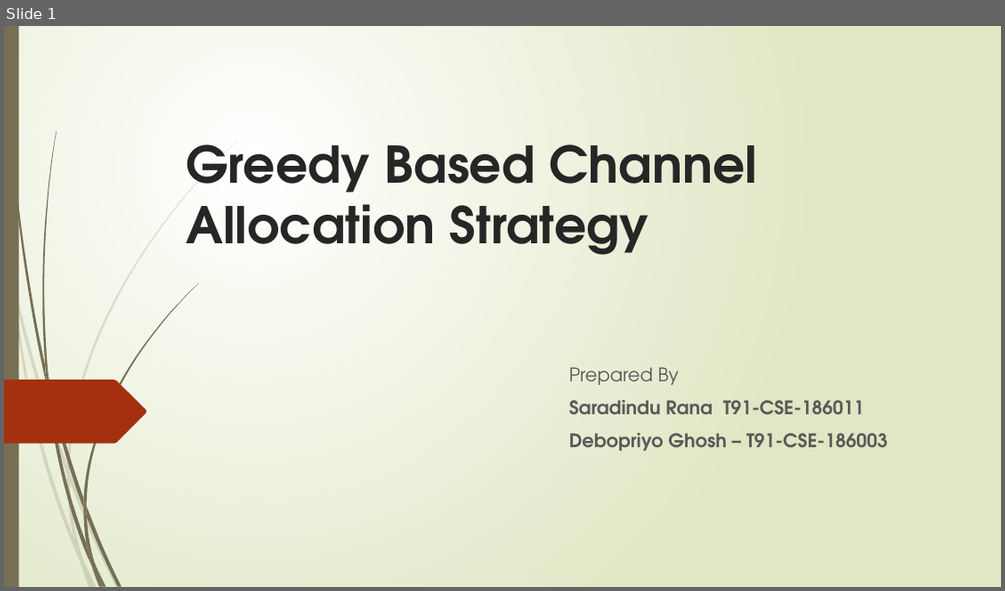
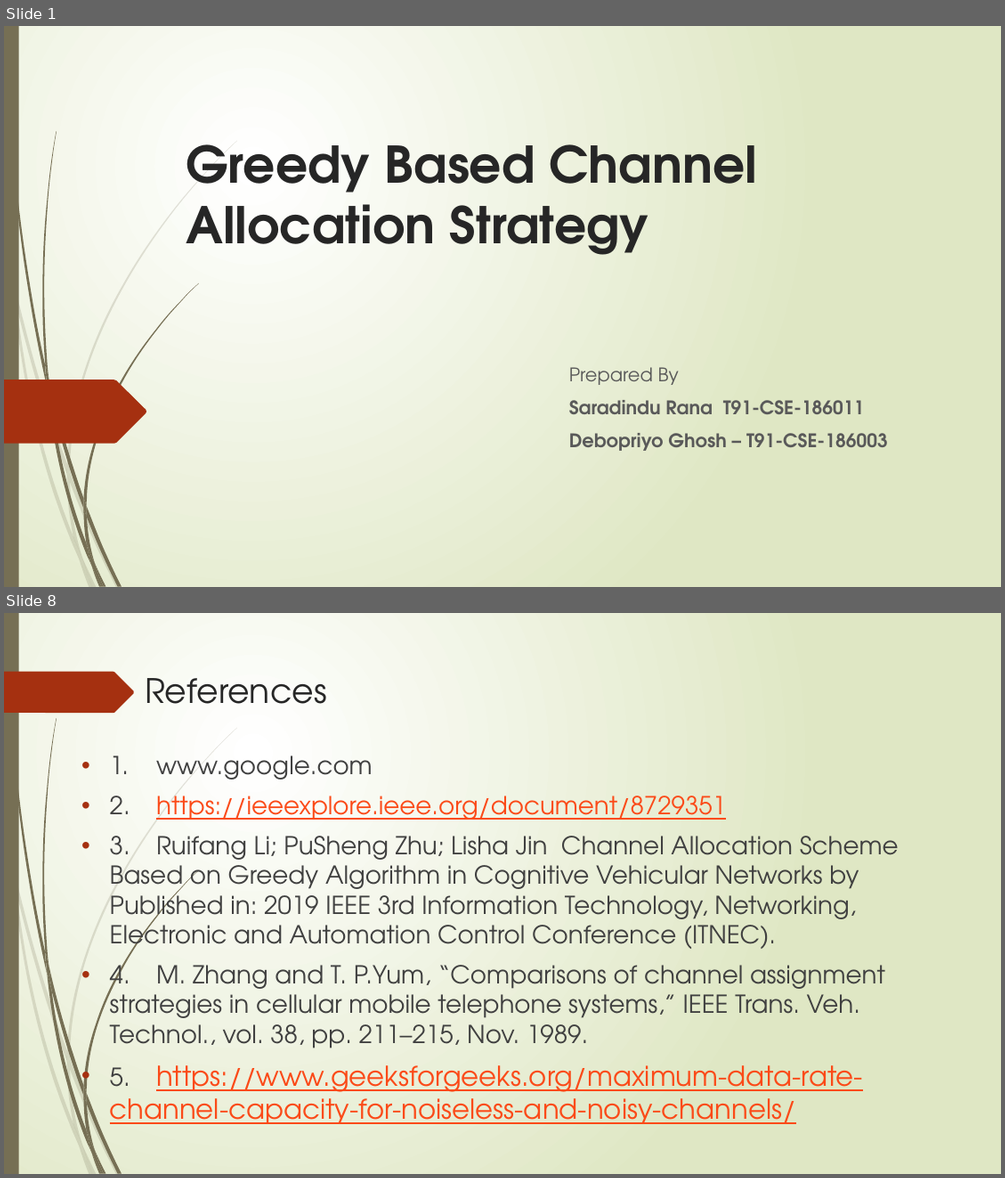
Before and after one commit to debopriyodjghosh/Channel-allocation-web-app, a slide deck: Docs/ppt.pptx. Shown one above the other, each under a label of ours: slide 1 before the commit, slides 1 and 8 after it; the slides between them are not shown. The pictures are 1005x591 and 1005x1178 pixels, drawn with LibreOffice and Linux fonts; fonts in the diff are those of the drawing. Boxes give left, top, right and bottom in pixels: in the first picture for what was removed or moved away, otherwise in the second. Text is boxed around its words. In the diff, an @@ line names an element or a change of style, - is before the commit and + after.

```diff
--- a/Docs/ppt.pptx
+++ b/Docs/ppt.pptx
@@ slide 8 added at box(4, 613, 1001, 1174), background gradient #FFFFFF to #DFE8C4; not listed: 23 template elements that a slide beside it also shows @@
@@ freeform shape added at box(4, 672, 134, 713), fill #A53010 @@
@@ title added at box(145, 678, 327, 704), 32.4 pt, text #262626 @@
+References
@@ text added at box(110, 755, 898, 1124), 23.8 pt, text #404040 @@
+• 1. www.google.com
+      • 2. https://ieeexplore.ieee.org/document/8729351
+• 3. Ruifang Li; PuSheng Zhu; Lisha Jin Channel Allocation Scheme Based on Greedy Algorithm in Cognitive Vehicular Networks by Published in: 2019 IEEE 3rd Information Technology, Networking, Electronic and Automation Control Conference (ITNEC).
+• 4. M. Zhang and T. P.Yum, “Comparisons of channel assignment strategies in cellular mobile telephone systems,” IEEE Trans. Veh. Technol., vol. 38, pp. 211–215, Nov. 1989.
+• 5. https://www.geeksforgeeks.org/maximum-data-rate-channel-capacity-for-noiseless-and-noisy-channels/
```
Also in this commit, not shown: 1 slide changed, 5 other slides added, 1 slide removed, 14 other files.
